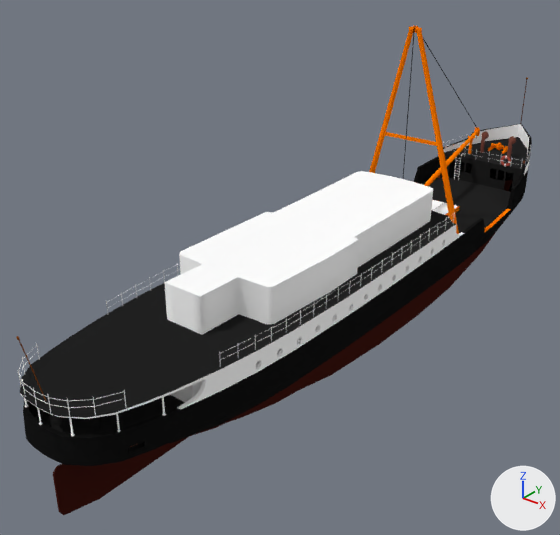
The Blender file Content/New 3D Models/SM_Ship_001.blend: old version first, new version second.
Both versions are drawn from a camera (50 mm lens) standing at (2.27, -3.61, 2.09) and looking at (-0.25, -0.46, 0.14). Lighting does not change. The marker at lower right points along +X, +Y and +Z.

In view in the first picture: 'Body', 'HookPoles', 'MainDeck', 'MainDeck_SideWalls', 'UpperDeck', 'UpperDeck_SideRails'.
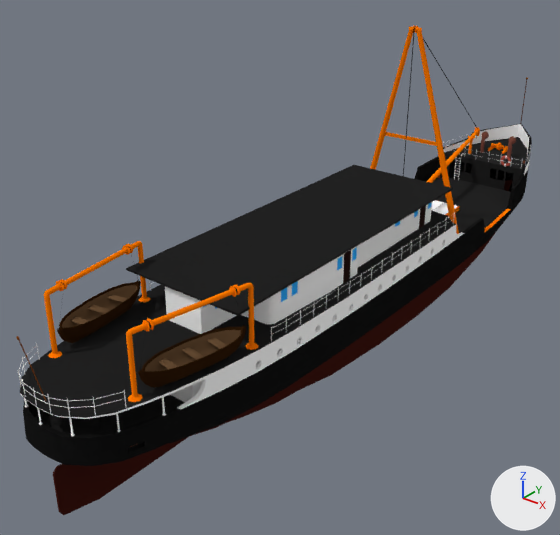
Commit message: Ship Modelling (In progress)
-need to make Bridge deck (last deck)

What differs and where, as boxes [x1, y1, x2, y2] in the pictures (560 x 535 px):
'UpperDeck', reshaped
    before: [20, 171, 456, 419]
    after: [20, 202, 456, 419]
'Plane', added (black)
    after: [126, 165, 453, 316]
'LifeBoat_001', added (brown)
    after: [138, 326, 246, 387]
    faces in mat_lifeboat_outside (brown #321c09): [138, 326, 246, 387]
    faces in mat_lifeboat_inside (brown #674e35): [145, 330, 241, 371]
'LifeBoat_002', added (brown)
    after: [57, 280, 141, 343]
    faces in mat_lifeboat_outside (brown #321c09): [57, 280, 141, 343]
    faces in mat_lifeboat_inside (brown #674e35): [62, 285, 137, 328]
'UpperDeck_LifeboatStand_002', added (orange)
    after: [126, 282, 259, 402]
    faces in mat_yellow (orange #ff8001): [126, 282, 259, 402]
'UpperDeck_LifeboatStand_001', added (orange)
    after: [44, 241, 151, 358]
    faces in mat_yellow (orange #ff8001): [44, 241, 151, 358]
part 1 of me_cube_004, built on
    before: [165, 171, 433, 296]
    after: [133, 202, 452, 357]
part 2 of me_cube_022, deleted
    before: [108, 279, 270, 360]

What changed in the scene script:
```text
Change me_cube_004:
    used by ob_upperdeck; location = (0.0, 0.0, 0.0); rotation_euler = (0.0, 0.0, 21.99), in degrees (0, 0, 180); scale = (-0.363, 0.363, 0.363)
    remove me_cube_004.from_pydata(...)  # 257 vertices, 212 faces; spans x 0.0..1.15, y -1.42..6.27, z 0.77..1.38
    add me_cube_004.from_pydata(...)  # 1575 vertices, 1455 faces; spans x 0.0..1.15, y -1.42..6.27, z 0.77..1.38
    me_cube_004 part 1: 20 vertices moved from x 0.01..0.43, y -1.01..3.37, z 1.33..1.37 to x 0.0..0.85, y -1.01..3.37, z 1.27..1.32; 4 vertices removed from x 0.01..0.3, y -1.05..3.87, z 1.34..1.38; 1322 vertices added at x 0.0..1.14, y -1.11..4.06, z 0.77..1.38
    add me_cube_004.materials.append(mat_maindeck_windows)  # white #ffffff
    add me_cube_004.materials.append(mat_maindeck_windsheilds)  # blue #34b1ff
    add me_cube_004.materials.append(mat_maindeck_doors)  # black #271816
Change me_cube_022:
    used by ob_upperdeck_siderails; location = (0.0, 0.0, 0.0); rotation_euler = (0.0, 0.0, 21.99), in degrees (0, 0, 180); scale = (-0.363, 0.363, 0.363)
    remove me_cube_022.from_pydata(...)  # 1395 vertices, 1512 faces; spans x 0.98..1.11, y -1.05..4.46, z 0.78..1.05
    add me_cube_022.from_pydata(...)  # 1197 vertices, 1296 faces; spans x 1.07..1.11, y -1.05..3.64, z 0.78..1.05
    me_cube_022 part 2
    48 vertices are removed from x 0.98..1.05, y 3.91..4.46, z 0.9..1.0
    48 faces are deleted
Add ob_upperdeck_lifeboatstand_002:
    ob_upperdeck_lifeboatstand_002 = bpy.data.objects.new('UpperDeck_LifeboatStand_002', me_circle_004)  # 718 vertices, 720 faces; spans x -1.3..-1.04, y -1.39..1.39, z -0.04..1.38; in mat_maindeck_floor (black #242424), mat_yellow (orange #ff8001), mat_shipbody_upperpart (black #161616), mat_lifeboat_hook (black #131313); modifiers EDGE_SPLIT
    ob_upperdeck_lifeboatstand_002.location = (0.028, -1.657, 0.298)
    ob_upperdeck_lifeboatstand_002.rotation_euler = (0.0, 0.0, 2.976)  # degrees (0, 0, 171)
    ob_upperdeck_lifeboatstand_002.scale = (0.236, 0.236, 0.236)
Add ob_upperdeck_lifeboatstand_001:
    ob_upperdeck_lifeboatstand_001 = bpy.data.objects.new('UpperDeck_LifeboatStand_001', me_circle)  # 718 vertices, 720 faces; spans x -1.3..-1.04, y -1.39..1.39, z -0.04..1.38; in mat_maindeck_floor (black #242424), mat_yellow (orange #ff8001), mat_shipbody_upperpart (black #161616), mat_lifeboat_hook (black #131313); modifiers EDGE_SPLIT
    ob_upperdeck_lifeboatstand_001.location = (-0.024, -1.661, 0.298)
    ob_upperdeck_lifeboatstand_001.rotation_euler = (0.0, 0.0, 0.145)  # degrees (0, 0, 8.3)
    ob_upperdeck_lifeboatstand_001.scale = (0.236, 0.236, 0.236)
Add ob_plane:
    ob_plane = bpy.data.objects.new('Plane', me_plane)  # 110 vertices, 108 faces; spans x -1.0..1.0, y -1.0..1.0, z 0.0..0.01; in mat_upperdeck_floor (black #232323)
    ob_plane.location = (0.0, -0.532, 0.49)
    ob_plane.rotation_euler = (0.00647, 0.0, 0.0)  # degrees (0.4, 0, 0)
    ob_plane.scale = (0.351, 0.962, 1.0)
Add ob_lifeboat_002:
    ob_lifeboat_002 = bpy.data.objects.new('LifeBoat_002', me_cube_018)  # 608 vertices, 621 faces; spans x -1.9..1.9, y -6.19..6.14, z -0.99..1.68; in mat_lifeboat_inside (brown #674e35), mat_lifeboat_outside (brown #321c09); modifiers EDGE_SPLIT
    ob_lifeboat_002.location = (-0.298, -1.699, 0.344)
    ob_lifeboat_002.rotation_euler = (0.0, 0.0, -2.997)  # degrees (0, 0, -172)
    ob_lifeboat_002.scale = (0.0432, 0.0432, 0.0432)
Add ob_lifeboat_001:
    ob_lifeboat_001 = bpy.data.objects.new('LifeBoat_001', me_cube_016)  # 608 vertices, 621 faces; spans x -1.9..1.9, y -6.17..6.17, z -0.99..1.68; in mat_lifeboat_inside (brown #674e35), mat_lifeboat_outside (brown #321c09); modifiers EDGE_SPLIT
    ob_lifeboat_001.location = (0.3, -1.706, 0.344)
    ob_lifeboat_001.rotation_euler = (0.0, 0.0, -0.165)  # degrees (0, 0, -9.5)
    ob_lifeboat_001.scale = (0.0432, 0.0432, 0.0432)
```
